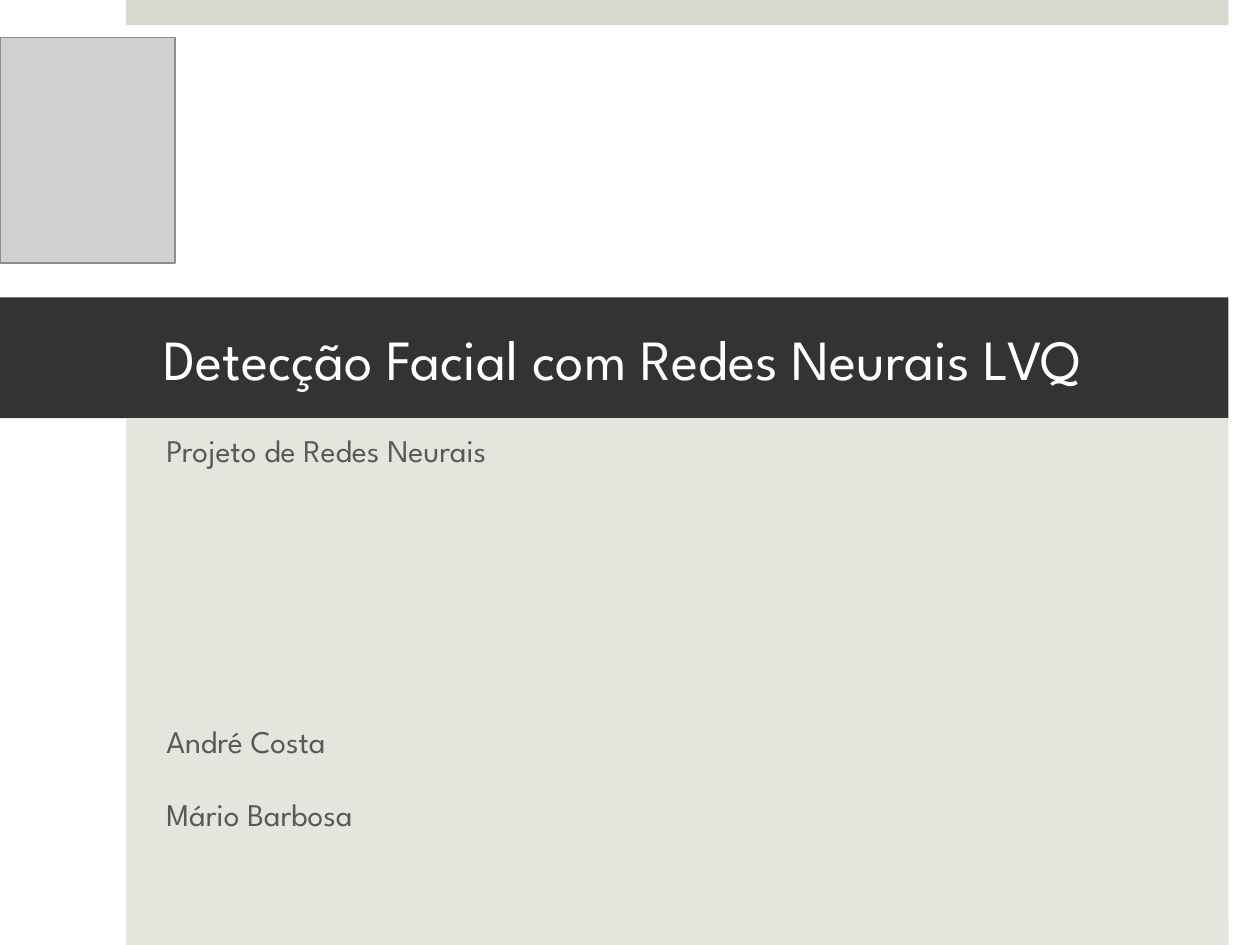
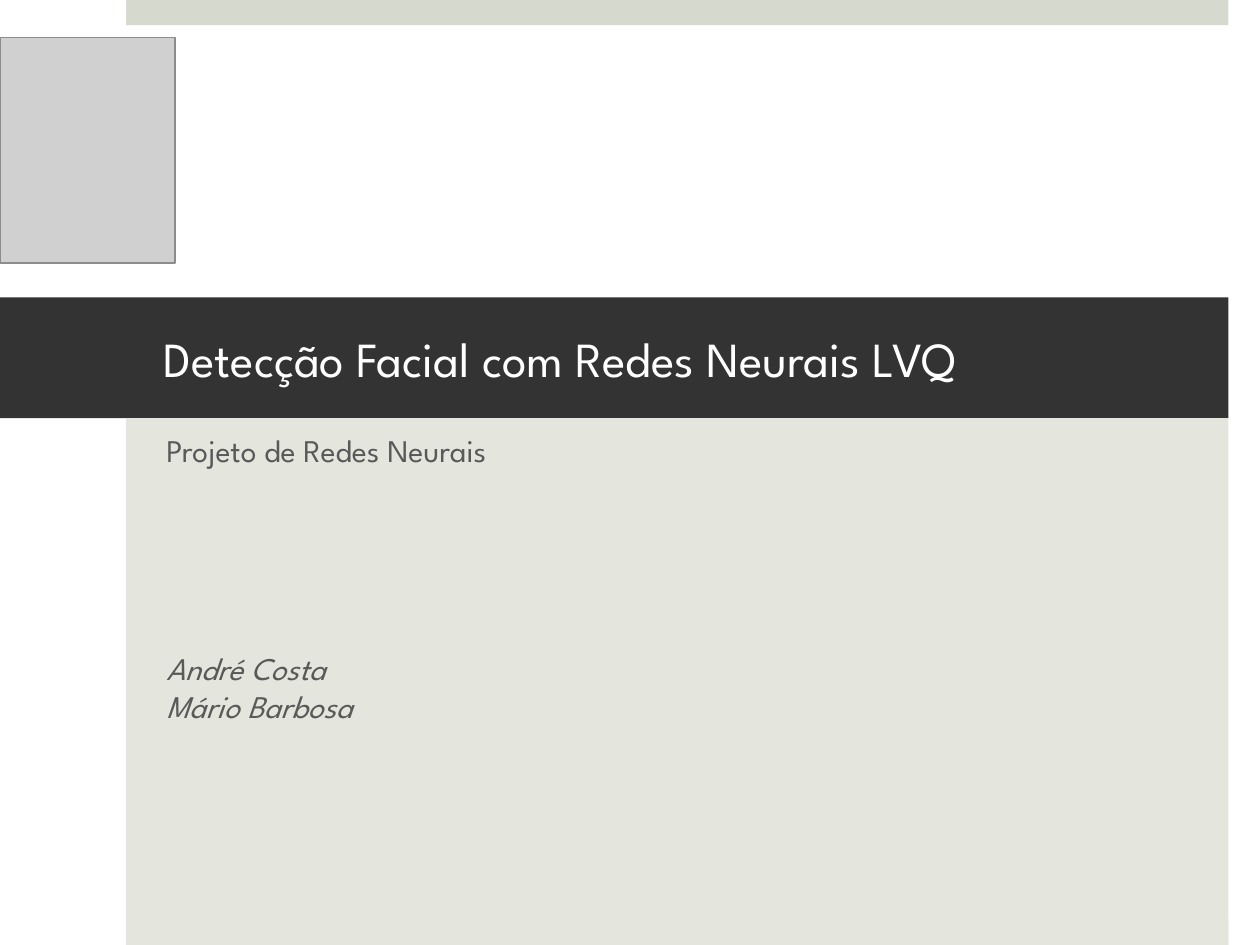
Before and after one commit to MarioBajr/Redes-Neurais, a slide deck: slide 1 of projeto PI.pptx. Drawn at 1260x945 pixels with LibreOffice and Linux fonts; fonts in the diff are those of the drawing; grey boxes stand for pictures. Boxes give left, top, right and bottom in pixels: in the first picture for what was removed or moved away, otherwise in the second. Text is boxed around its words. In the diff, an @@ line names an element or a change of style, - is before the commit and + after.

```diff
--- a/projeto PI.pptx
+++ b/projeto PI.pptx
@@ title "Detecção Facial com Redes Neurais ..." at [0,297,1228,418]: size 32.4 to 28 pt @@
@@ subtitle at [166,658,352,719]: text changed; italic on @@
-André Costa
-Mário Barbosa
+André Costa
+Mário Barbosa
```
Also in this commit, not shown: 6 other slides changed, 20 slides added, 4 slides removed.
